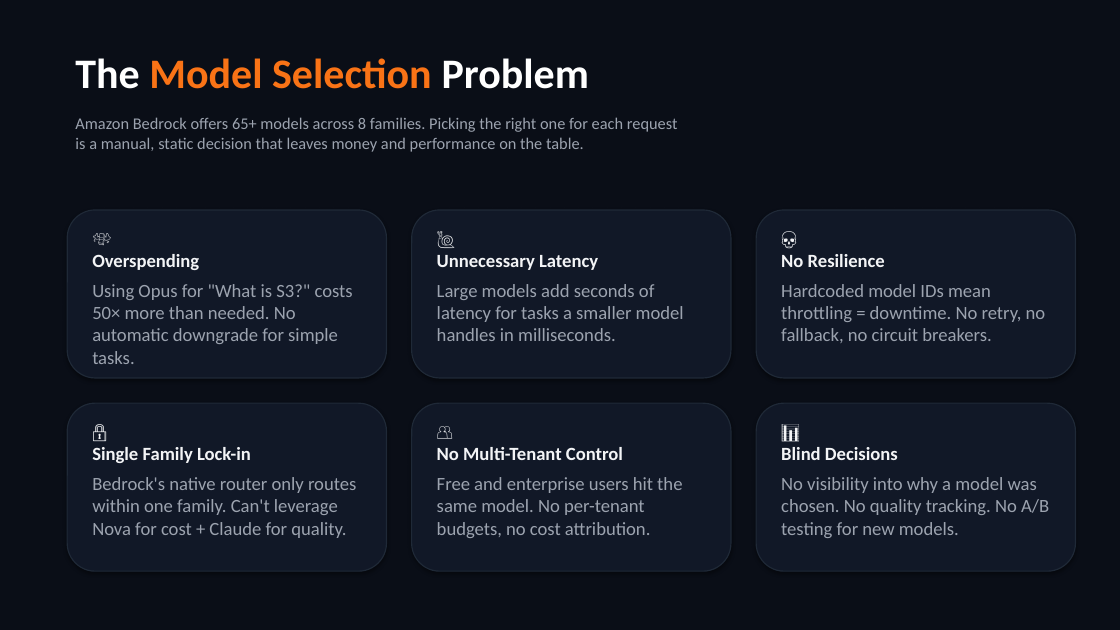
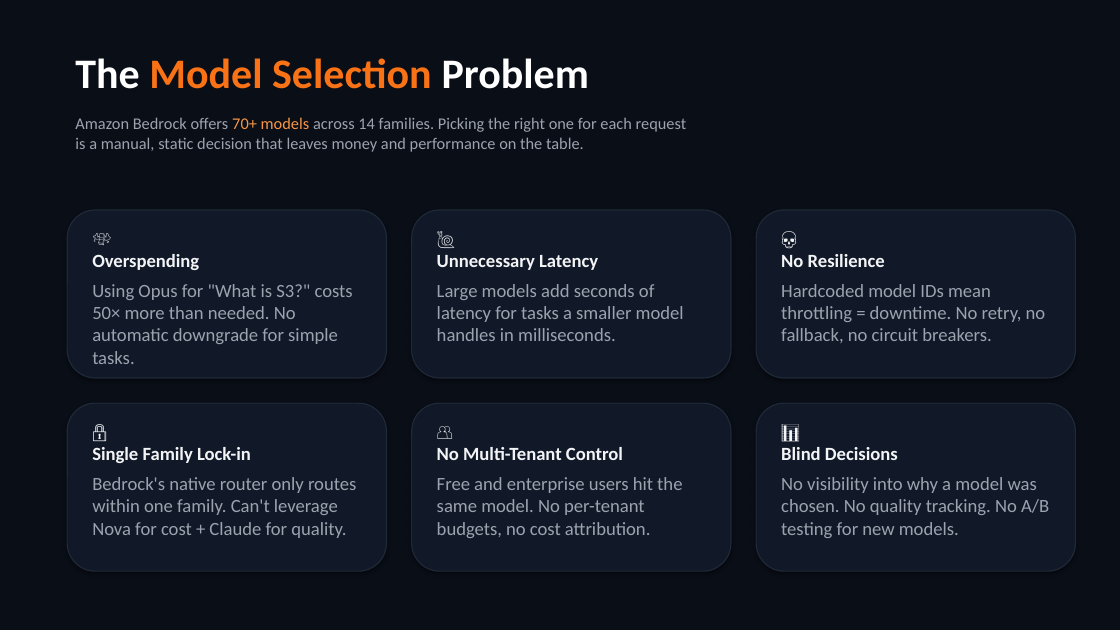
Before and after one commit to sameerbattoo/bedrock-smart-router, a slide deck: slide 1 of docs/Bedrock_Smart_Router.pptx. Drawn at 1120x630 pixels with LibreOffice and Linux fonts; fonts in the diff are those of the drawing. Boxes give left, top, right and bottom in pixels: in the first picture for what was removed or moved away, otherwise in the second. Text is boxed around its words. In the diff, an @@ line names an element or a change of style, - is before the commit and + after.

Commit message:
Generalize OpenAI-compat client + migrate to per-API api_support map
- Rename mantle-only MantleClient to endpoint-agnostic OpenAICompatClient
  (bedrock-runtime preferred, bedrock-mantle transitionary); drop shim/aliases
- Migrate catalog schema: api_support is now a per-API map
  {api: {endpoint, path}}; remove top-level responses_path (computed property);
  loader adapts legacy list-form catalogs
- Route each API (converse/chat_completions/responses) to its catalog endpoint
  via _resolve_openai_compat_target; runtime keeps CRIS-prefixed IDs, mantle
  strips geo prefix + version suffix; rename self._mantle -> self._oai_client
- refresh_catalog.py: two-path mantle probes (record working path), both-API
  probing for mantle-only models, region-aware probing, resilient per-path
  timeouts; regenerate catalog (76 models)
- Fix responses.create to raise on stream=True (not silently buffer), correct
  runtime responses path default, validate api_support map shape on load
- Make examples 17 (guardrail, env-gated) and 29 (max_tokens) runnable;
  remove dead imports across the package

All 579 tests pass.

```diff
--- a/docs/Bedrock_Smart_Router.pptx
+++ b/docs/Bedrock_Smart_Router.pptx
@@ text at <box>75,117,687,152</box>: text changed @@
-Amazon Bedrock offers 65+ models across 8 families. Picking the right one for each request
-is a manual, static decision that leaves money and performance on the table.
+Amazon Bedrock offers 70+ models across 14 families. Picking the right one for each request
+is a manual, static decision that leaves money and performance on the table.
```
Also in this commit, not shown: 2 other slides changed, 38 other files.
